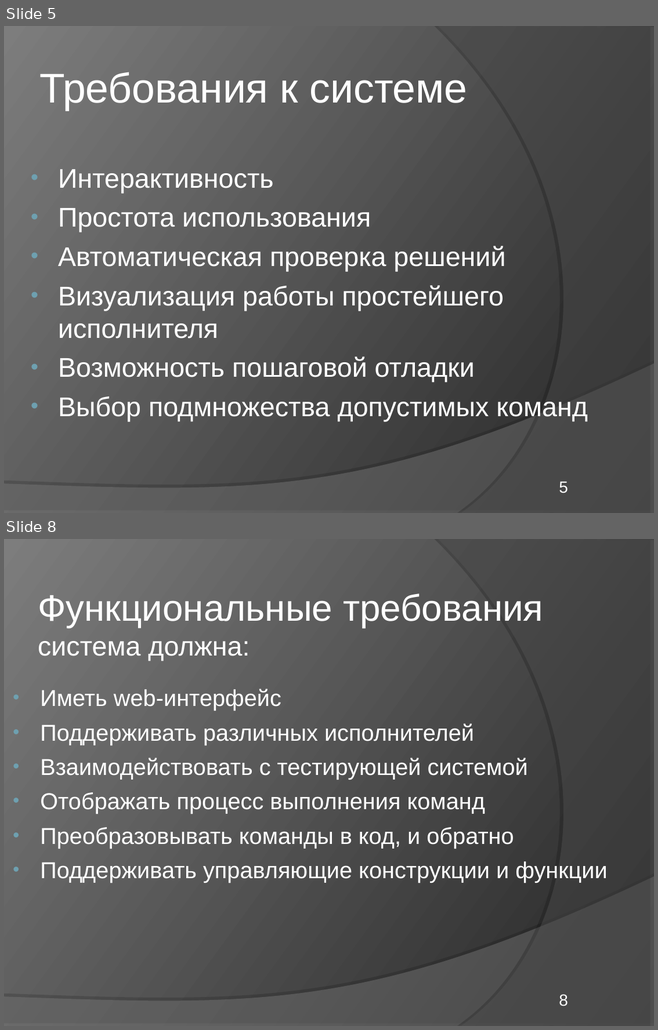
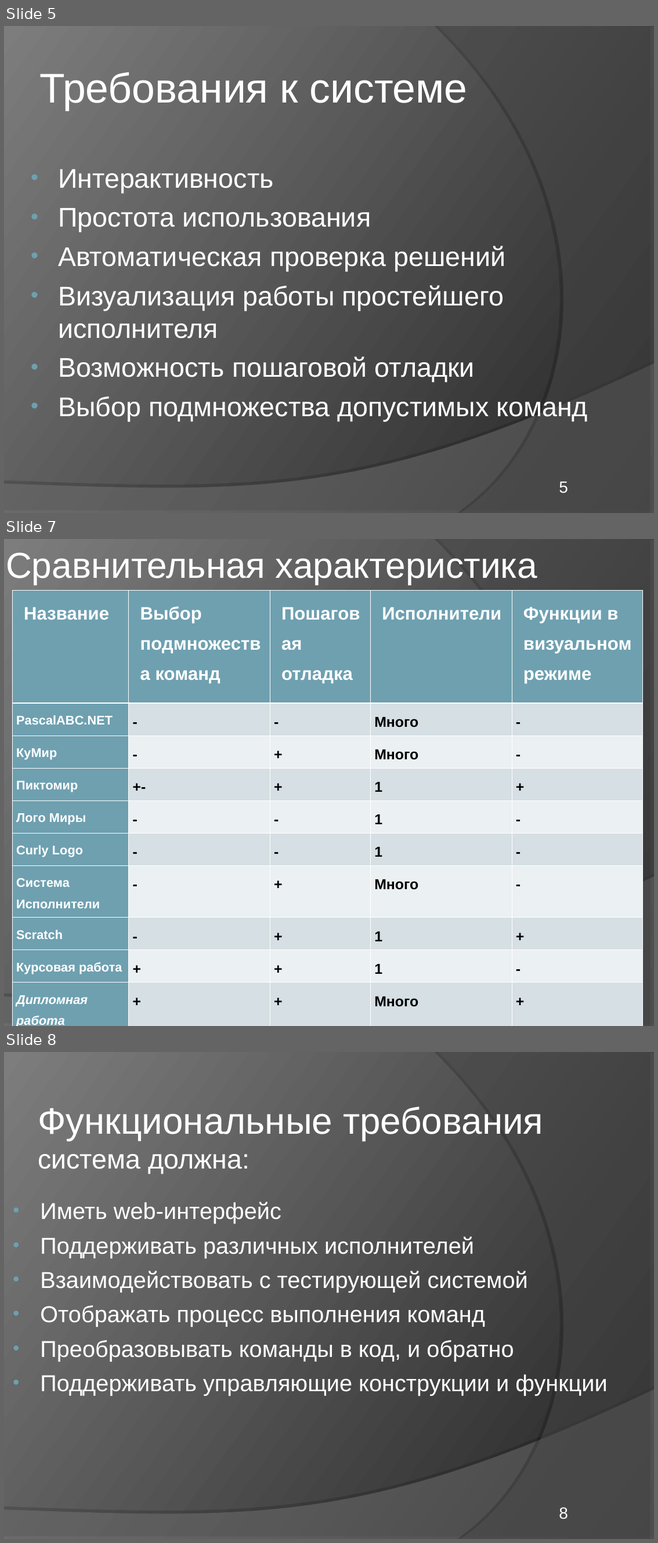
Before and after one commit to elvslv/DiplomaReport, a slide deck: C8503A_Vasilyeva_presentation.ppt. Shown one above the other, each under a label of ours: slides 5 and 8 before the commit, slides 5, 7 and 8 after it; the slides between them are not shown. The pictures are 658x1030 and 658x1543 pixels, drawn with LibreOffice and Linux fonts; fonts in the diff are those of the drawing. Boxes give left, top, right and bottom in pixels: in the first picture for what was removed or moved away, otherwise in the second. Text is boxed around its words. In the diff, an @@ line names an element or a change of style, - is before the commit and + after.

```diff
--- a/C8503A_Vasilyeva_presentation.ppt
+++ b/C8503A_Vasilyeva_presentation.ppt
@@ slide 7 added at <box>4,539,654,1026</box>, background gradient #242424 to #7D7D7D; not listed: 2 template elements that a slide beside it also shows @@
@@ title added at <box>6,552,537,584</box>, 40 pt, text #FFFFFF @@
+Сравнительная характеристика
@@ table added at <box>13,590,643,1026</box>, 10 rows, 5 columns @@
+Название | Выбор / подмножества команд | Пошаговая отладка | Исполнители | Функции в визуальном режиме
+PascalABC.NET | - | - | Много | -
+КуМир | - | + | Много | -
+Пиктомир | +- | + | 1 | +
+Лого Миры | - | - | 1 | -
+Curly Logo | - | - | 1 | -
+Система Исполнители | - | + | Много | -
+Scratch | - | + | 1 | +
+Курсовая работа | + | + | 1 | -
+Дипломная работа | + | + | Много | +
```
Also in this commit, not shown: 2 slides changed, 3 other slides added, 4 slides removed, 2 other files.
